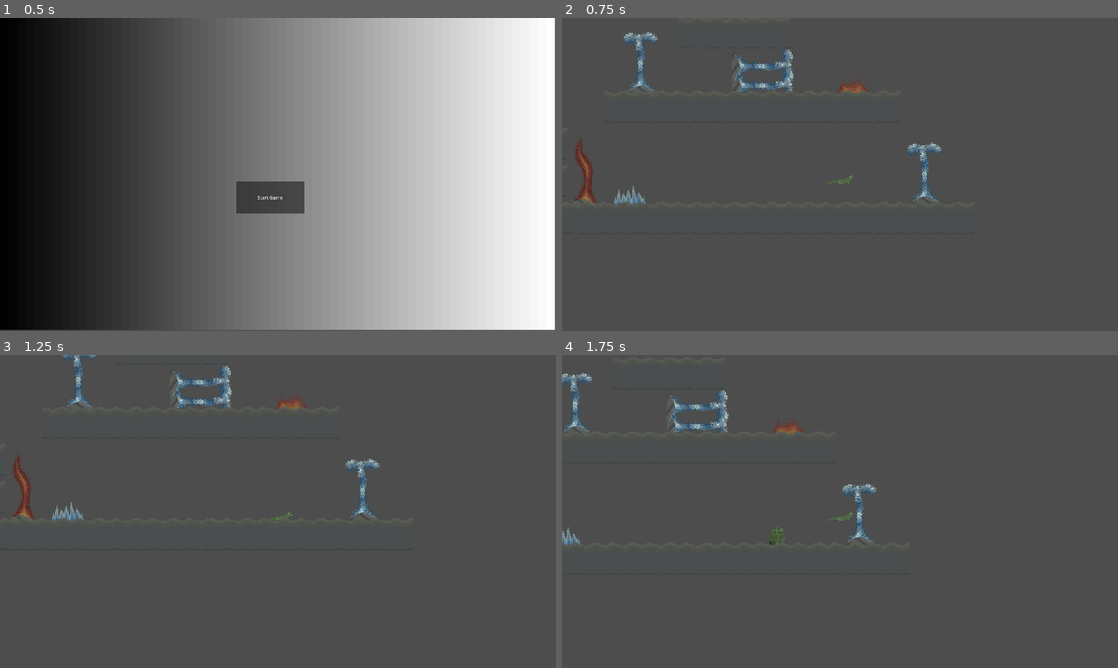
Above: before the commit, frames 1-4 (two rows, left to right).
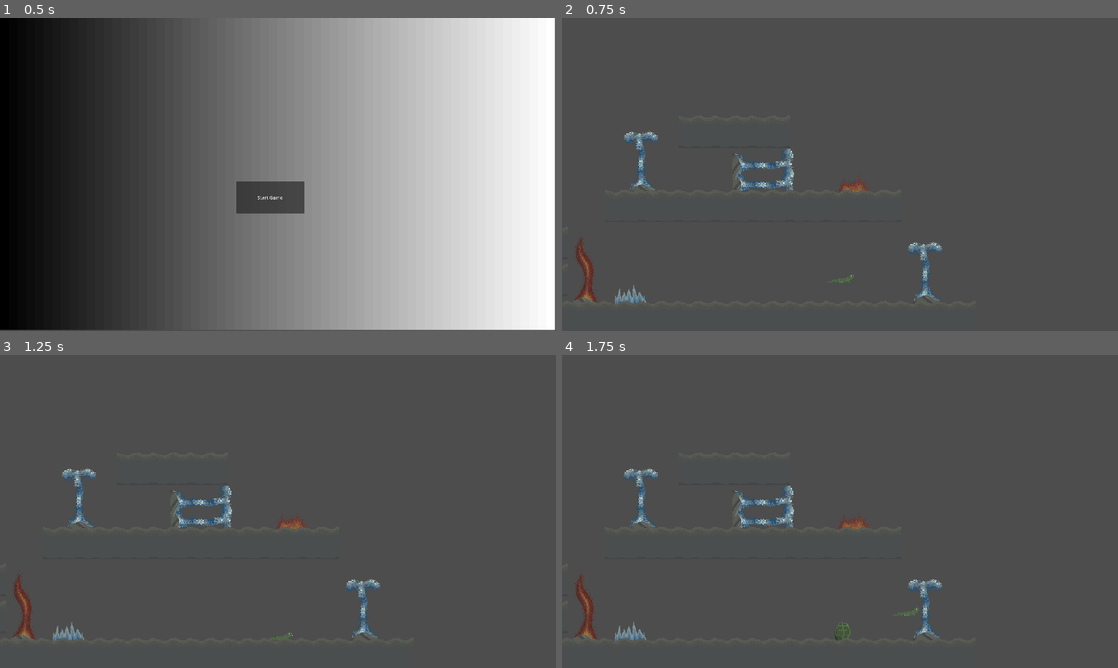
Above: after the commit, the same moments.

Repository: Logan-Voigt/The-Lost-Lizard
Game: Godot game, scene res://src/globals/main.tscn
Two runs of this game, one before a commit and one after it. Both use one fixed random seed, a clock stepped at 60 frames per second and the inputs below.
Inputs:
- Up to frame 1 (0.5 s): no input
- Up to frame 2 (0.75 s): click "Start Game" at 0.5 s
- Up to frame 3 (1.25 s): no input
- Up to frame 4 (1.75 s): tap Enter at 1.25 s; hold D (move_right) from 1.28 s (still down); hold E (set_egg) from 1.28 s (still down); tap Space (move_jump) at 1.52 s

Frame 1 is identical in both runs. In frame 2, 3.8% of the frame differs, in the area x 2-69%, y 4-92%; in frame 3, 3.6%; in frame 4, 3.4%.

Commit message:
added camera follow limits

Diff:
--- a/src/globals/game_state.gd
+++ b/src/globals/game_state.gd
@@ -19,7 +19,7 @@
 var current_state : int
 var adaptation_type : int
 var player_location : Vector2
-var level_respawn_location : Vector2 = Vector2(947, 519) # should be set by the current level
+var level_respawn_location : Vector2 = Vector2(947, 519) #TODO: should be set by the current level
 var respawn_egg : Node2D
 
 var wait_timer : float
@@ -28,6 +28,10 @@
 
 func is_playing() -> bool:
 	return current_state == PLAYING
+
+
+func is_in_game() -> bool:
+	return current_state == PLAYING or current_state == PLAYER_WAIT or current_state == PAUSE_MENU
 
 
 func get_adaptation_type() -> int:
@@ -89,7 +93,7 @@
 		if current_state == PLAYING:
 			change_state(START_SCREEN)
 			EventBus.exit_to_menu.emit()
-	if event.is_action_pressed("set_egg"):
+	if event.is_action_pressed("set_egg") and is_playing():
 		if respawn_egg:
 			respawn_egg.queue_free()
 		respawn_egg = egg_scene.instantiate()
--- a/src/globals/main.tscn
+++ b/src/globals/main.tscn
@@ -1,9 +1,14 @@
-[gd_scene load_steps=3 format=3 uid="uid://cs38ofxnoud3q"]
+[gd_scene load_steps=4 format=3 uid="uid://cs38ofxnoud3q"]
 
 [ext_resource type="PackedScene" uid="uid://o3b3mx0y2584" path="res://src/menus/title_screen.tscn" id="1_gtg6f"]
 [ext_resource type="Script" uid="uid://cgwreuckvw1cs" path="res://src/globals/main.gd" id="1_srjgd"]
+[ext_resource type="Script" uid="uid://crdymhu1481r7" path="res://src/player/main_camera.gd" id="3_gtg6f"]
 
 [node name="Main" type="Node2D"]
 script = ExtResource("1_srjgd")
 
 [node name="TitleScreen" parent="." instance=ExtResource("1_gtg6f")]
+
+[node name="MainCamera" type="Camera2D" parent="."]
+position = Vector2(960, 539)
+script = ExtResource("3_gtg6f")
--- /dev/null
+++ b/src/player/main_camera.gd
@@ -0,0 +1,12 @@
+extends Camera2D
+
+const CAMERA_DIMENTIONS : Vector2 = Vector2(1920, 1080)
+# TODO: set from level data
+var camera_limits : Vector4 = Vector4(-120, -500, 1900, 760)
+
+func _process(delta: float) -> void:
+	if not GameState.is_in_game():
+		global_position = CAMERA_DIMENTIONS / 2
+		return
+
+	global_position = GameState.player_location.clamp(Vector2(camera_limits.x, camera_limits.y) + CAMERA_DIMENTIONS / 2, Vector2(camera_limits.z, camera_limits.w) - CAMERA_DIMENTIONS / 2)
--- a/src/player/player.tscn
+++ b/src/player/player.tscn
@@ -137,7 +137,3 @@
 sprite_frames = SubResource("SpriteFrames_h2yge")
 animation = &"idle"
 frame_progress = 0.272719
-
-[node name="Camera2D" type="Camera2D" parent="."]
-position = Vector2(-10, -34)
-scale = Vector2(2, 2)
--- a/src/player/respawn_egg.gd
+++ b/src/player/respawn_egg.gd
@@ -1,6 +1,7 @@
 extends CharacterBody2D
 
 func _physics_process(delta: float) -> void:
+	if not GameState.is_in_game(): queue_free()
 	if not is_on_floor():
 		velocity += get_gravity() * delta
 	move_and_slide()
Not shown, added: src/player/main_camera.gd.uid
